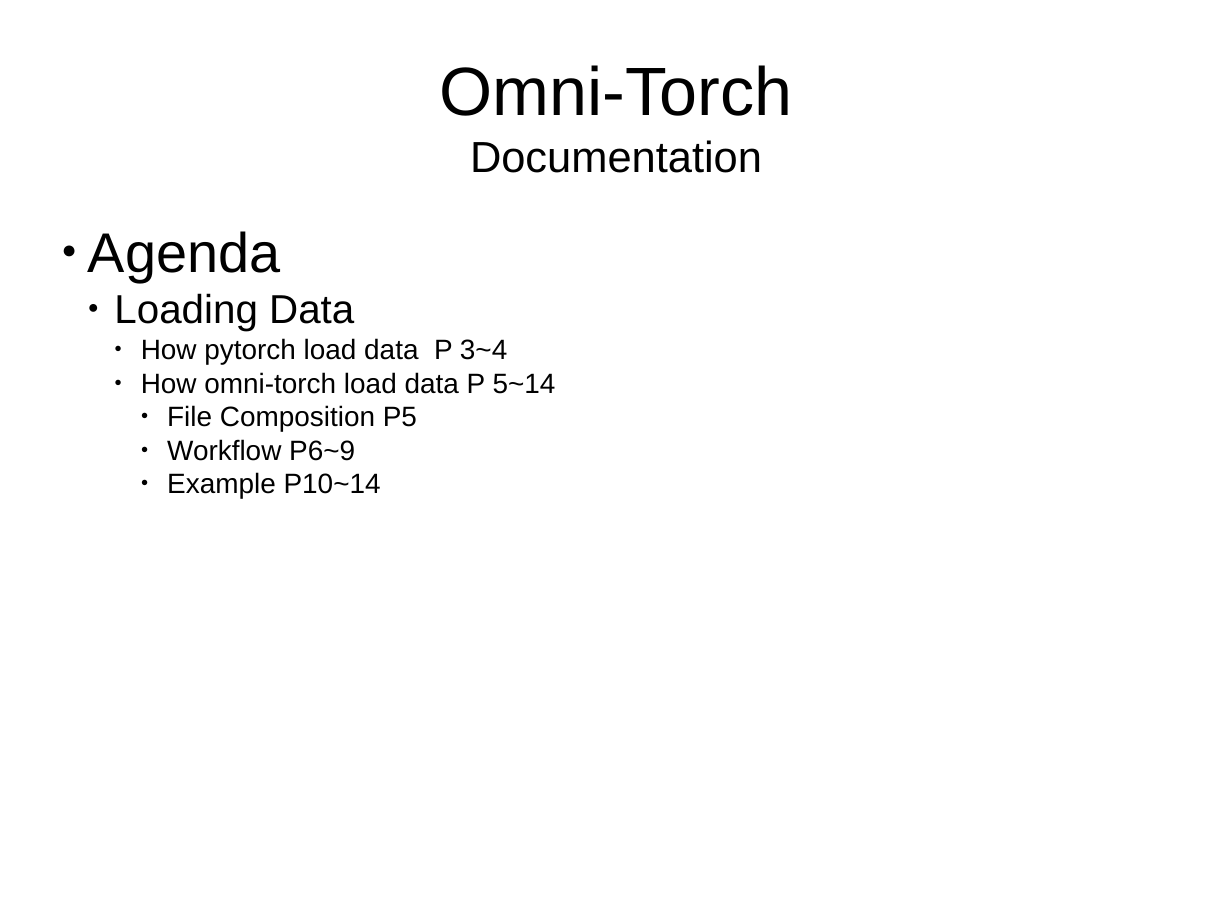
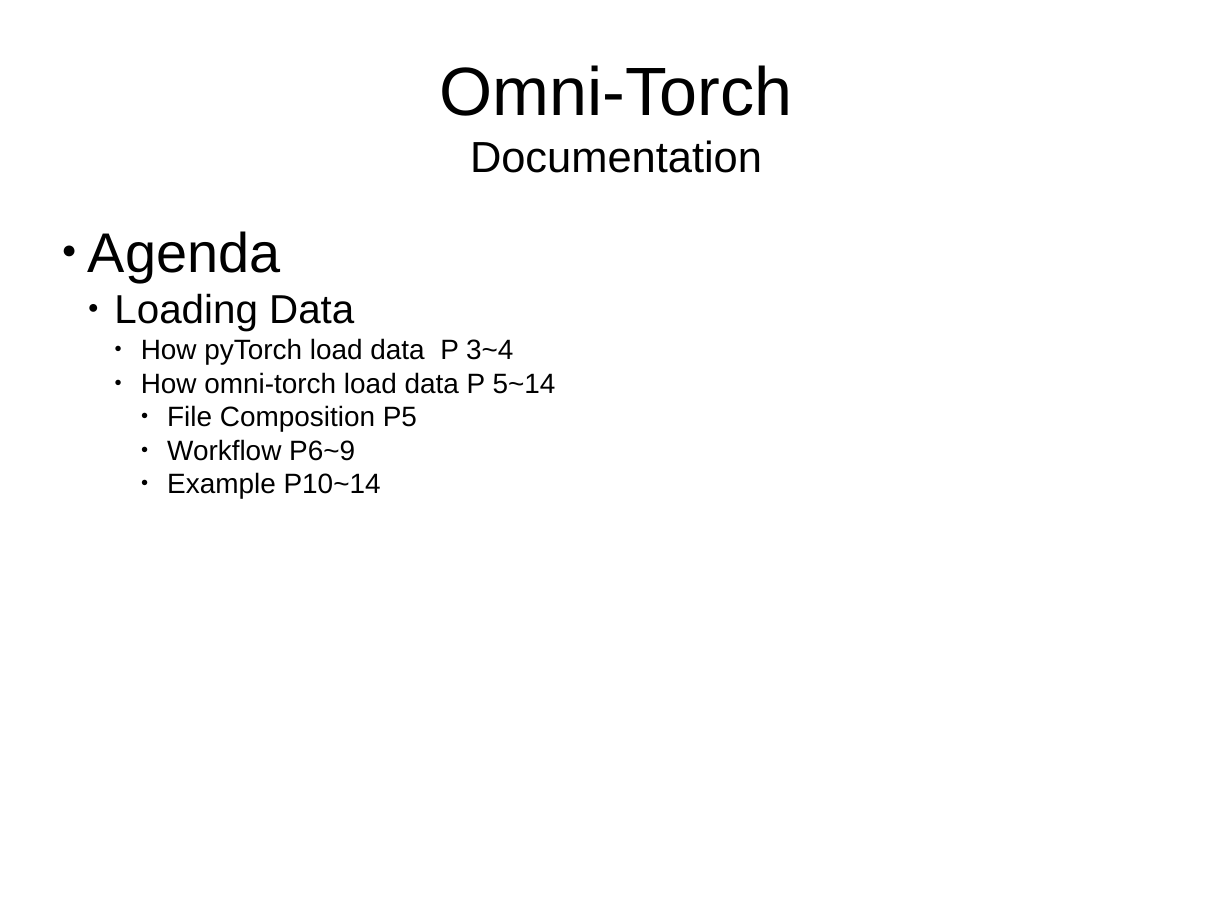
Before and after one commit to loveorchids/omni_torch, a slide deck: slide 2 of Documentations.odp. Drawn at 1232x924 pixels with LibreOffice and Linux fonts; fonts in the diff are those of the drawing. Boxes give left, top, right and bottom in pixels: in the first picture for what was removed or moved away, otherwise in the second. Text is boxed around its words. In the diff, an @@ line names an element or a change of style, - is before the commit and + after.

```diff
--- a/Documentations.odp
+++ b/Documentations.odp
@@ subtitle at [141,338,513,364]: text changed @@
-    ● How pytorch load data P 3~4
+    ● How pyTorch load data P 3~4
```
Also in this commit, not shown: 8 other slides changed, 1 other file.
